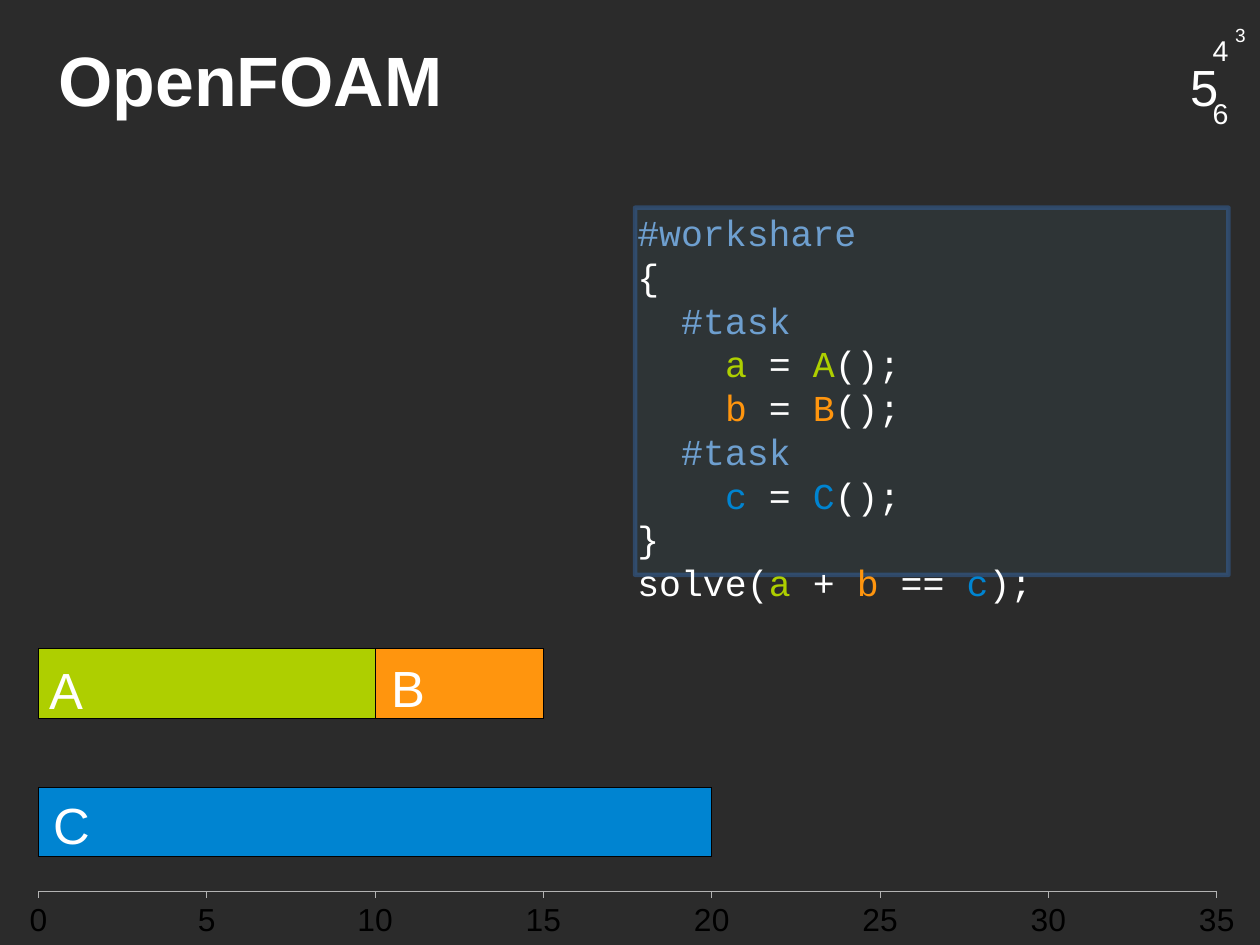
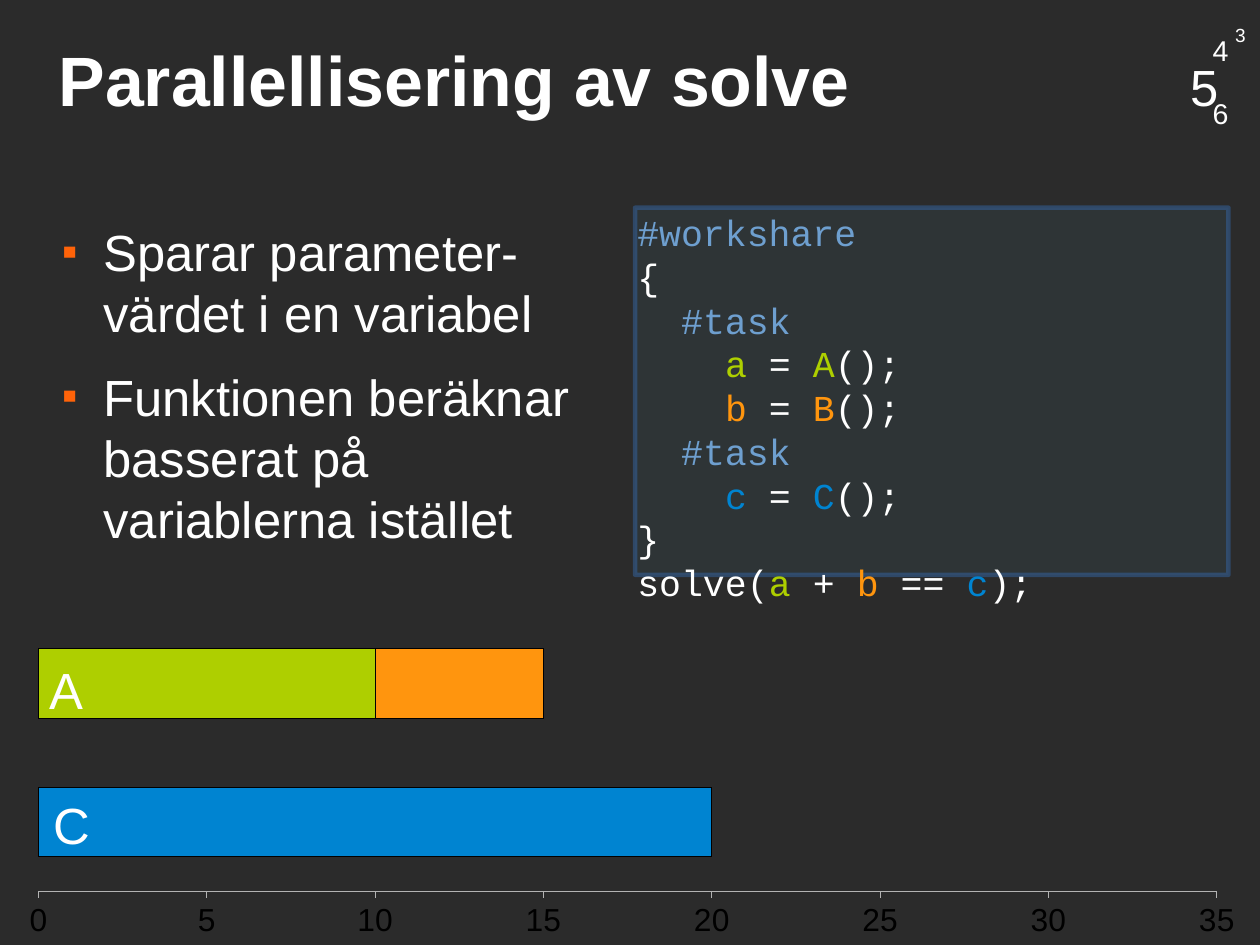
Before and after one commit to saifthe1/openfoam-openmp, a slide deck: slide 15 of presentation/pres.odp (slide 14 before the commit). Drawn at 1260x945 pixels with LibreOffice and Linux fonts; fonts in the diff are those of the drawing; background and template pictures are left out; a plain dark background stands for a picture behind light text. Boxes give left, top, right and bottom in pixels: in the first picture for what was removed or moved away, otherwise in the second. Text is boxed around its words. In the diff, an @@ line names an element or a change of style, - is before the commit and + after.

```diff
--- a/presentation/pres.odp
+++ b/presentation/pres.odp
@@ title at box(59, 55, 849, 120): text changed @@
-OpenFOAM
+Parallellisering av solve
@@ text added at box(103, 235, 569, 539), 32 pt, text #FFFFFF @@
+■ Sparar parameter-värdet i en variabel
+■ Funktionen beräknar basserat på variablerna istället
@@ text removed at box(391, 672, 425, 707) @@
-B
```
Also in this commit, not shown: 1 other slide changed, 2 slides added.
